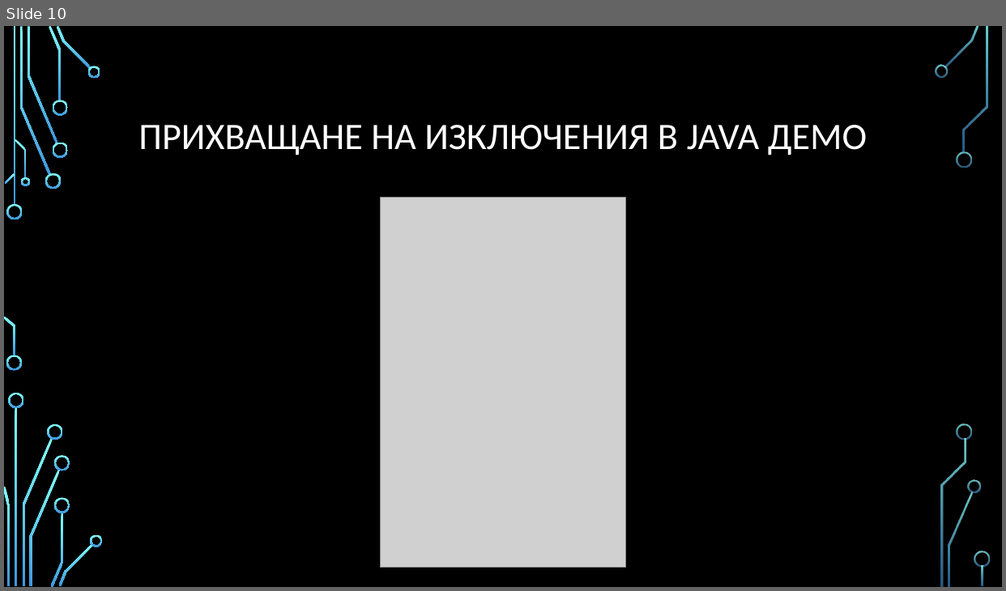
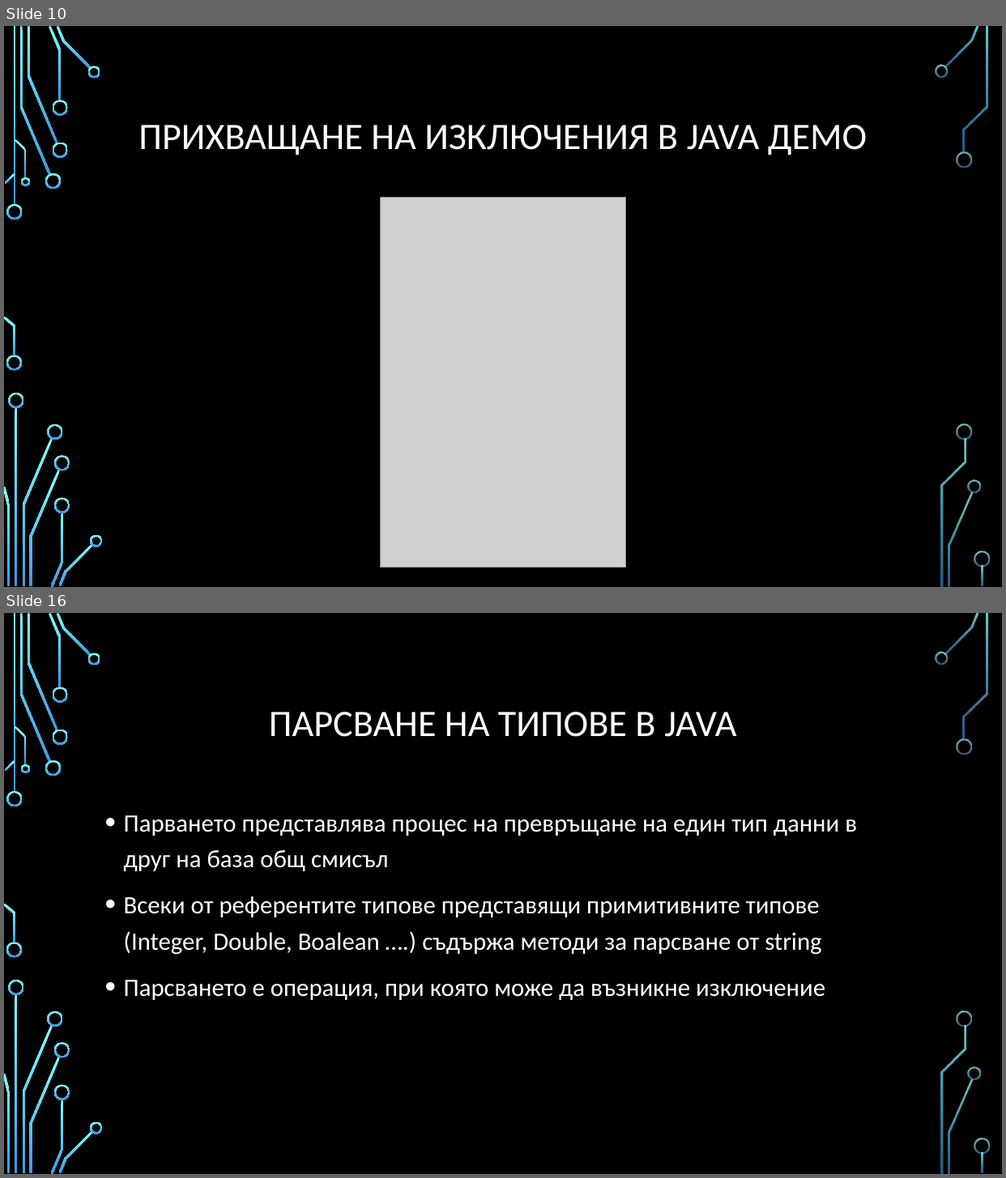
Before and after one commit to Bilyukov/java-course, a slide deck: 08.advanced-oop.pptx. Shown one above the other, each under a label of ours: slide 10 before the commit, slides 10 and 16 after it; the slides between them are not shown. The pictures are 1006x591 and 1006x1178 pixels, drawn with LibreOffice and Linux fonts; fonts in the diff are those of the drawing; grey boxes stand for pictures; background and template pictures are left out. Boxes give left, top, right and bottom in pixels: in the first picture for what was removed or moved away, otherwise in the second. Text is boxed around its words. In the diff, an @@ line names an element or a change of style, - is before the commit and + after.

```diff
--- a/08.advanced-oop.pptx
+++ b/08.advanced-oop.pptx
@@ slide 16 added at [4,613,1002,1174], background picture (left out); not listed: 36 template elements that a slide beside it also shows @@
@@ title added at [269,712,736,737], 36 pt, text #FFFFFF @@
+ПАРСВАНЕ НА ТИПОВЕ В JAVA
@@ text added at [124,815,857,1000], 24 pt, text #FFFFFF @@
+• Парването представлява процес на превръщане на един тип данни в друг на база общ смисъл
+• Всеки от референтите типове представящи примитивните типове (Integer, Double, Boalean ….) съдържа методи за парсване от string
+• Парсването е операция, при която може да възникне изключение
```
Also in this commit, not shown: 8 other slides added, 6 other files.
